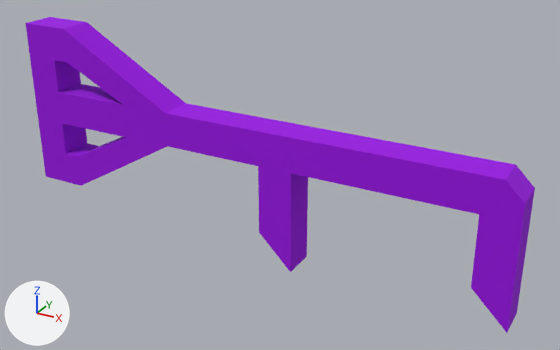
The FBX model unity_project/Paper Box/Assets/Models/Items/Items.fbx_Key_29.fbx: old version first, new version second.
Camera for both pictures: a camera (50 mm lens) standing at (4.256, -8.341, 0.153) and looking at (4.066, -7.996, -0.019). The lights are fixed; the arrows at lower left show +X, +Y and +Z. Vertices at the same position are counted once.

The first picture shows 'Key 29'.
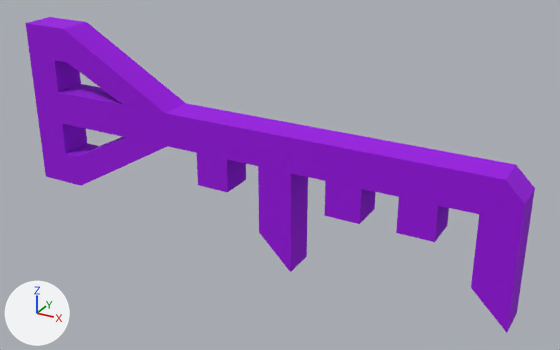
Boxes [x1, y1, x2, y2] around the edits, measured in the pictures (560 x 350 px):
part 1 of me_cube_091, added (purple): after [196, 153, 246, 192]
part 2 of me_cube_091, added (purple): after [324, 181, 375, 224]
part 3 of me_cube_091, added (purple): after [396, 197, 449, 242]

Edits to the bpy script that builds the scene:
```text
Change me_cube_091:
    where me_cube_091.from_pydata(...)  # 52 vertices, 45 faces; spans x -0.1..0.2, y -0.01..0.01, z -0.07..0.05
    used by ob_key_29; location = (4.0, -8.0, 0.0)
    me_cube_091 part 1: a new loose piece, a box spanning x 0.02..0.04, y -0.01..0.01, z -0.03..-0.01, in mat_purple (purple #9a00e4)
    me_cube_091 part 2: a new loose piece, a box spanning x 0.1..0.12, y -0.01..0.01, z -0.03..-0.01, in mat_purple (purple #9a00e4)
    me_cube_091 part 3: a new loose piece, a box spanning x 0.14..0.16, y -0.01..0.01, z -0.03..-0.01, in mat_purple (purple #9a00e4)
```
